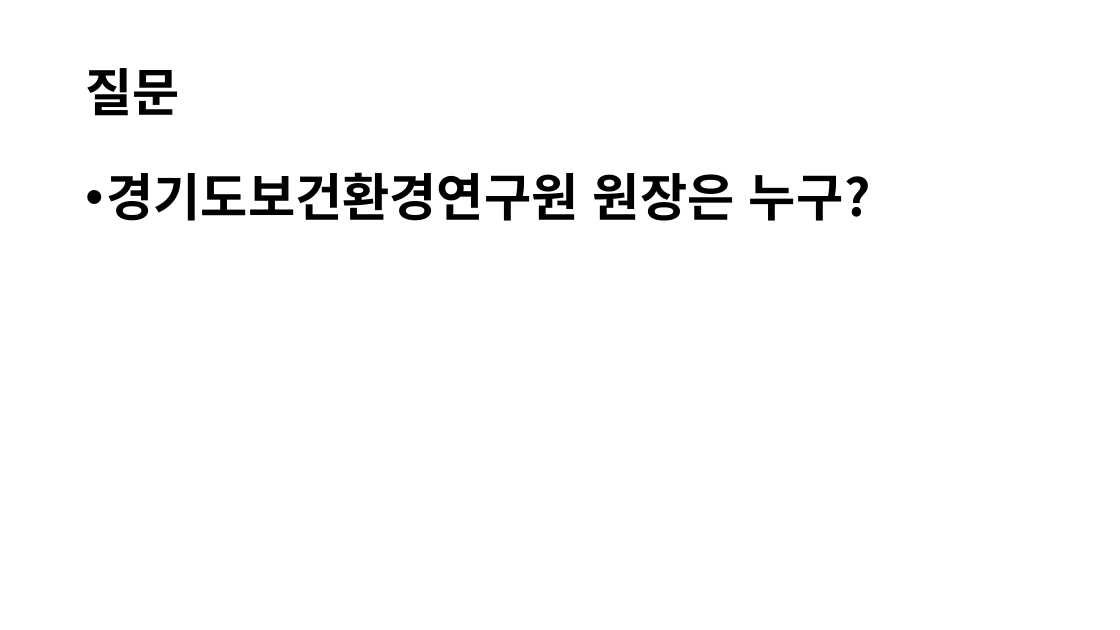
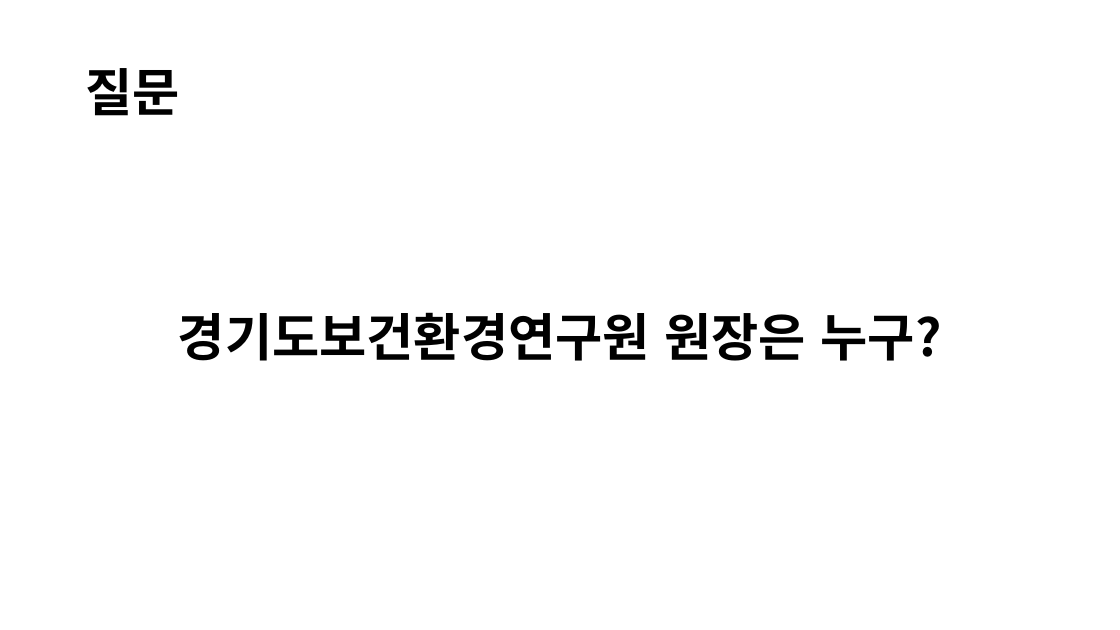
Before and after one commit to lolsaless/Python, a slide deck: slide 2 of 프롬프트 검색.pptx. Drawn at 1120x630 pixels with LibreOffice and Linux fonts; fonts in the diff are those of the drawing. Boxes give left, top, right and bottom in pixels: in the first picture for what was removed or moved away, otherwise in the second. Text is boxed around its words. In the diff, an @@ line names an element or a change of style, - is before the commit and + after.

```diff
--- a/프롬프트 검색.pptx
+++ b/프롬프트 검색.pptx
@@ text "경기도보건환경연구원 원장은 누구?" at bbox=[178, 312, 942, 361]: alignment left to centre; bullet • to none @@
```
Also in this commit, not shown: 6 slides added, 1 other file.
